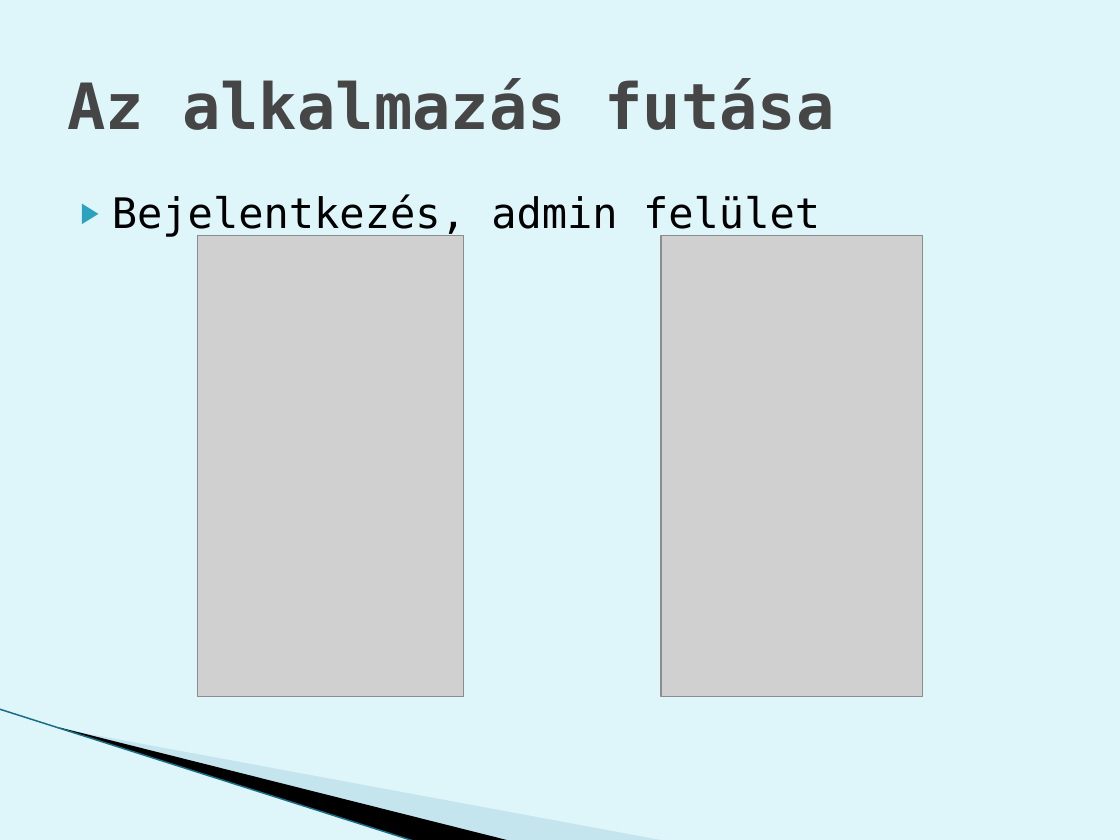
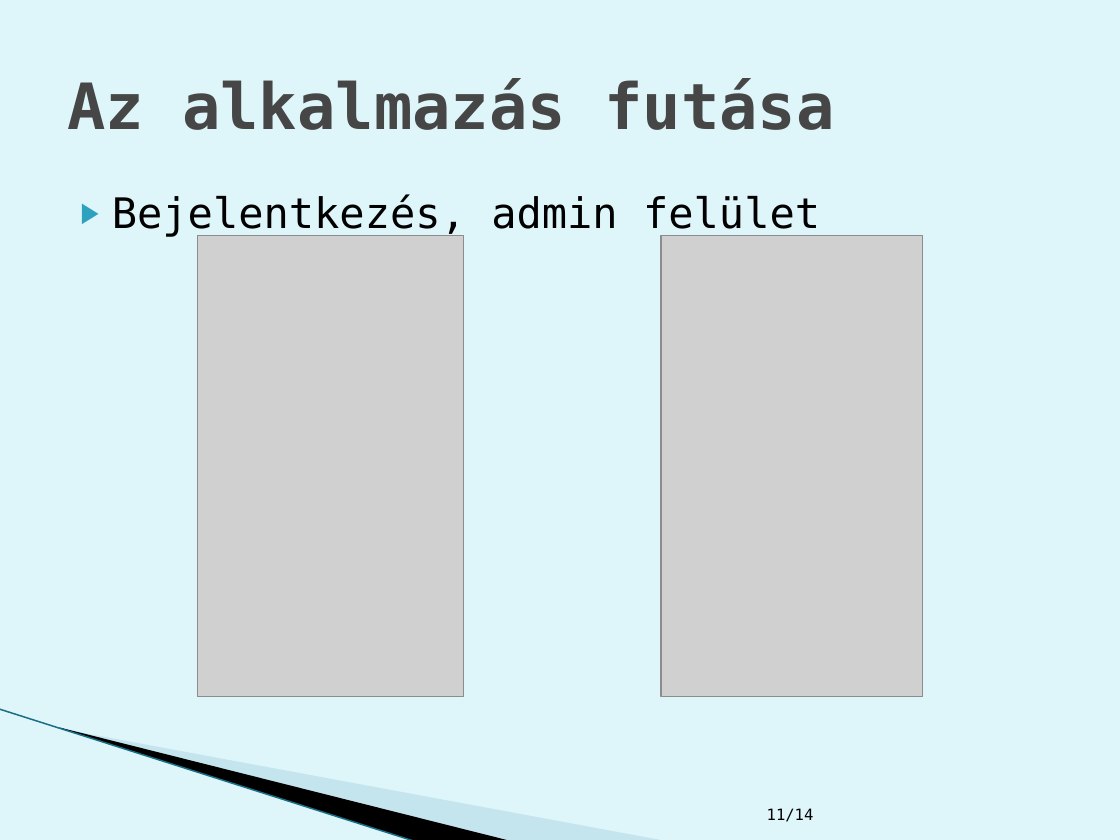
Before and after one commit to abafalvib/Projektlabor, a slide deck: slide 11 of projektlab.pptx (slide 12 before the commit). Drawn at 1120x840 pixels with LibreOffice and Linux fonts; fonts in the diff are those of the drawing; grey boxes stand for pictures; background and template pictures are left out. Boxes give left, top, right and bottom in pixels: in the first picture for what was removed or moved away, otherwise in the second. Text is boxed around its words. In the diff, an @@ line names an element or a change of style, - is before the commit and + after.

```diff
--- a/projektlab.pptx
+++ b/projektlab.pptx
@@ text added at [767, 808, 814, 822], 10 pt, text #000000 @@
+11/14
```
Also in this commit, not shown: 11 other slides changed, 2 slides added, 3 slides removed, 1 other file.
